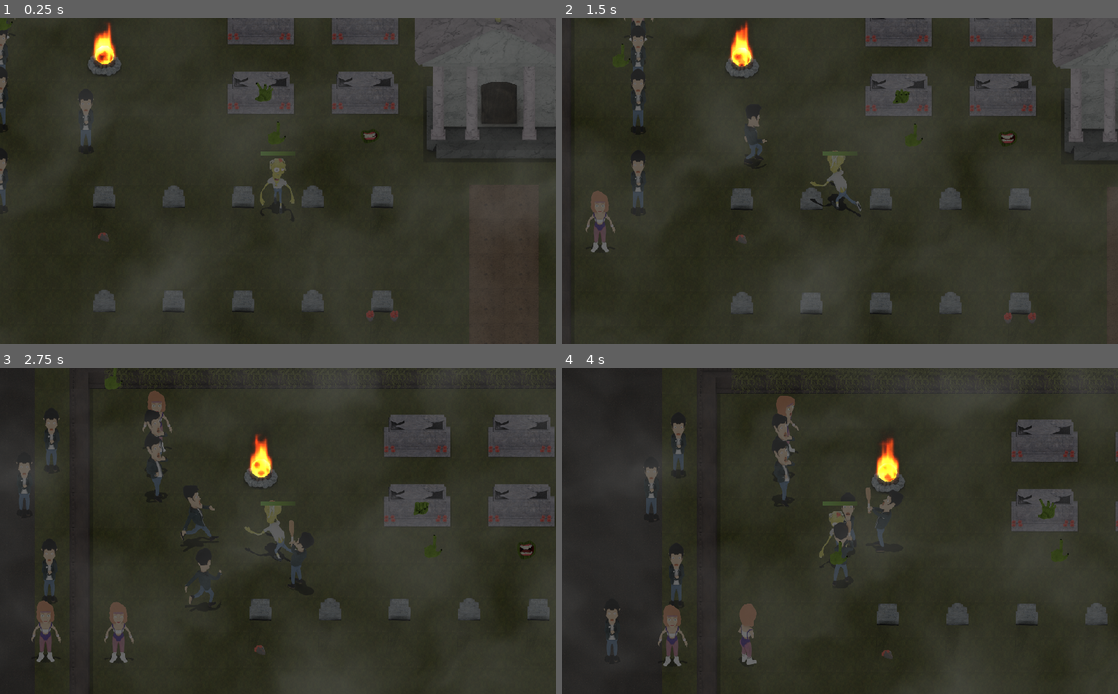
Above: before the commit, frames 1-4 (two rows, left to right).
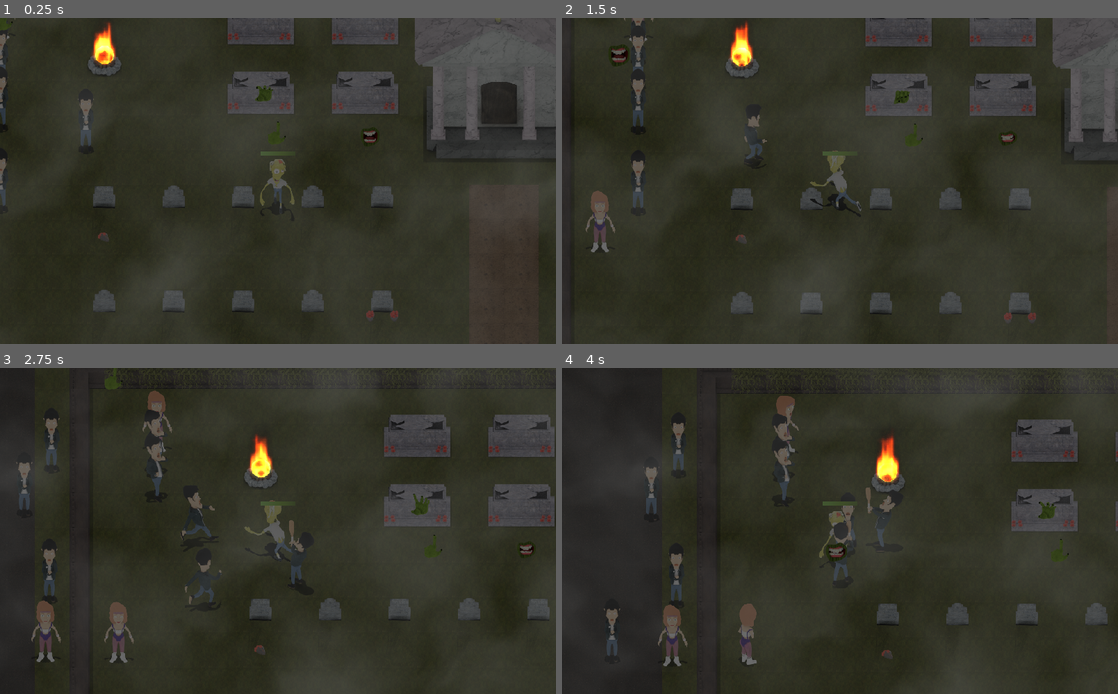
Above: after the commit, the same moments.

Repository: SteapaSnotor/MilesZombie
Game: Godot game, scene res://scenes/Main.tscn
The game is run twice, just before and just after one commit, with the same random seed, the same clock (stepped at 60 frames per second) and the same inputs.
Inputs (mouse positions are in pixels of both pictures, inside the frame that each line leads up to):
- Up to frame 1 (0.25 s): no input
- Up to frame 2 (1.5 s): tap Enter (console_enter) at 0.5 s; move the mouse to (562, 31) at 0.52 s; press the mouse at (562, 31) at 0.53 s; move the mouse to (617, 57) at 1.27 s; release the mouse at (617, 57) at 1.28 s; right-click (617, 57) at 1.35 s
- Up to frame 3 (2.75 s): move the mouse to (111, 377) at 2.02 s; press the mouse at (111, 377) at 2.03 s
- Up to frame 4 (4 s): move the mouse to (762, 514) at 2.77 s; release the mouse at (762, 514) at 2.78 s; right-click (762, 514) at 2.85 s; move the mouse to (834, 553) at 3.52 s; press the mouse at (834, 553) at 3.53 s

The runs differ from the first frame. In frame 1, 0.2% of the frame differs, in the area x 16-68%, y 2-58%; in frame 2, 0.3%; in frame 3, 0.2%; in frame 4, 0.4%, in the area x 47-89%, y 20-61%.

Commit message:
customized cursors

Diff:
--- a/scenes/Civilian.tscn
+++ b/scenes/Civilian.tscn
@@ -48,28 +48,27 @@
 visible = false
 frames = ExtResource( 15 )
 animation = "0_1"
-frame = 2
+frame = 13
 playing = true
 
 [node name="Attacking" type="AnimatedSprite" parent="Animations"]
 visible = false
 frames = ExtResource( 7 )
 animation = "0_-1"
-frame = 7
+frame = 6
 playing = true
 
 [node name="Scared" type="AnimatedSprite" parent="Animations"]
 visible = false
 frames = ExtResource( 8 )
 animation = "0_1"
-frame = 2
 playing = true
 
 [node name="Hit" type="AnimatedSprite" parent="Animations"]
 visible = false
 frames = ExtResource( 10 )
 animation = "0_1"
-frame = 16
+frame = 13
 playing = true
 
 [node name="Transforming" type="AnimatedSprite" parent="Animations"]
--- a/scenes/Miles.tscn
+++ b/scenes/Miles.tscn
@@ -33,39 +33,38 @@
 [node name="Idle" type="AnimatedSprite" parent="Animations"]
 frames = ExtResource( 7 )
 animation = "0_1"
-frame = 20
+frame = 14
 playing = true
 
 [node name="Moving" type="AnimatedSprite" parent="Animations"]
 visible = false
 frames = ExtResource( 1 )
 animation = "0_1"
-frame = 6
 playing = true
 
 [node name="Attacking" type="AnimatedSprite" parent="Animations"]
 visible = false
 frames = ExtResource( 8 )
 animation = "0_1"
-frame = 12
+frame = 6
 playing = true
 
 [node name="Biting" type="AnimatedSprite" parent="Animations"]
 visible = false
 frames = ExtResource( 12 )
 animation = "0_1"
-frame = 13
+frame = 9
 playing = true
 
 [node name="Dead" type="AnimatedSprite" parent="Animations"]
 visible = false
 frames = ExtResource( 7 )
 animation = "0_1"
-frame = 16
+frame = 10
 playing = true
 
 [node name="CollisionShape2D" type="CollisionShape2D" parent="."]
-shape = SubResource( 2 )
+shape = SubResource( 1 )
 
 [node name="FSM" parent="." instance=ExtResource( 3 )]
 
--- a/scenes/levels/Level0.tscn
+++ b/scenes/levels/Level0.tscn
@@ -193,14 +193,14 @@
 visible = false
 position = Vector2( 2028.4, 890.079 )
 frames = SubResource( 2 )
-frame = 15
+frame = 16
 playing = true
 offset = Vector2( -10.9495, -4.37811 )
 
 [node name="AnimatedSprite2" type="AnimatedSprite" parent="GroundTiles"]
 position = Vector2( 619.552, 245.203 )
 frames = SubResource( 2 )
-frame = 14
+frame = 15
 playing = true
 offset = Vector2( -10.9495, -4.37811 )
 
@@ -482,7 +482,7 @@
 position = Vector2( 901.951, 340.235 )
 scale = Vector2( 0.7, 0.7 )
 frames = SubResource( 5 )
-frame = 10
+frame = 12
 playing = true
 
 [node name="Sprite" type="Sprite" parent="."]
@@ -494,5 +494,5 @@
 position = Vector2( 1096.77, 423.831 )
 scale = Vector2( 0.6, 0.6 )
 frames = SubResource( 6 )
-frame = 4
+frame = 7
 playing = true
--- a/scenes/mouse_cursor.tscn
+++ b/scenes/mouse_cursor.tscn
@@ -72,7 +72,6 @@
 self_modulate = Color( 0.537255, 0.537255, 0.537255, 1 )
 scale = Vector2( 0.7, 0.7 )
 frames = SubResource( 2 )
-frame = 7
 playing = true
 
 [node name="Grabbing" type="AnimatedSprite" parent="."]
@@ -80,5 +79,5 @@
 self_modulate = Color( 0.537255, 0.537255, 0.537255, 1 )
 scale = Vector2( 0.7, 0.7 )
 frames = SubResource( 3 )
-frame = 2
+frame = 5
 playing = true
--- a/scripts/UI.gd
+++ b/scripts/UI.gd
@@ -19,3 +19,6 @@
 
 func get_layer(lname):
 	return
+
+func update_mouse_cursor(cname):
+	cursor.update_cursor(cname)
--- a/scripts/cursor_system.gd
+++ b/scripts/cursor_system.gd
@@ -3,10 +3,6 @@
 """
 	Manages everything about the custom graphical cursor.
 """
-
-signal default
-signal biting
-signal grabbing
 
 var current_cursor = null
 
@@ -14,10 +10,6 @@
 func init():
 	update_cursor('Default')
 	set_process(true)
-
-	connect("default",self,'update_cursor',['Default'])
-	connect("biting",self,'update_cursor',['Biting'])
-	connect("grabbing",self,'update_cursor',['Grabbing'])
 
 	Input.set_mouse_mode(Input.MOUSE_MODE_HIDDEN)
 
@@ -27,7 +19,6 @@
 
 	current_cursor.set_global_position(get_global_mouse_position())
 
-
 func update_cursor(cname):
 	if current_cursor != null: current_cursor.hide()
 
--- a/scripts/level_manager.gd
+++ b/scripts/level_manager.gd
@@ -5,6 +5,10 @@
 """
 
 signal initialized
+signal enemy_selected
+signal enemy_unselected
+signal box_selected
+signal box_unselected
 
 var controller = null
 var camera = null
@@ -39,7 +43,6 @@
 	#initialize the enemies
 	init_AI()
 
-
 	emit_signal("initialized")
 
 func init_AI():
@@ -48,6 +51,8 @@
 			object.init(player)
 			object.connect('selected',player,'on_enemy_selected')
 			object.connect('unselected',player,'on_enemy_unselected')
+			object.connect('selected',self,'_on_enemy_selected')
+			object.connect('unselected',self,'_on_enemy_unselected')
 			object.connect('infected',self,'add_zombie')
 
 func add_zombie(at,id=0,actor=null,timer=null):
@@ -77,3 +82,9 @@
 
 func get_z_tree():
 	return $ActorsAndTiles
+
+func _on_enemy_selected(enemy):
+	emit_signal("enemy_selected")
+
+func _on_enemy_unselected(enemy):
+	emit_signal("enemy_unselected")
--- a/scripts/main.gd
+++ b/scripts/main.gd
@@ -5,6 +5,8 @@
 	Initializes the game main elements: world and ui.
 	Also receive and update data from level, world and ui.
 """
+
+signal new_cursor_state
 
 var world = null
 var gui = null
@@ -22,8 +24,14 @@
 	world = get_child(0)
 	world.init()
 
-	#TODO: connect signals
+	#connect stage signals
+	var current_level = world.get_current_level()
+	current_level.connect('enemy_selected',self,'_on_new_cursor_state',['Biting'])
+	current_level.connect('enemy_unselected',self,'_on_new_cursor_state',['Default'])
 
 func init_gui():
 	gui = get_child(2)
 	gui.init()
+
+func _on_new_cursor_state(state):
+	gui.update_mouse_cursor(state)
--- a/scripts/world.gd
+++ b/scripts/world.gd
@@ -28,3 +28,6 @@
 
 func unload_level():
 	pass
+
+func get_current_level():
+	return current_level
Not shown: 2 places in scenes/Miles.tscn that only renumber resources
